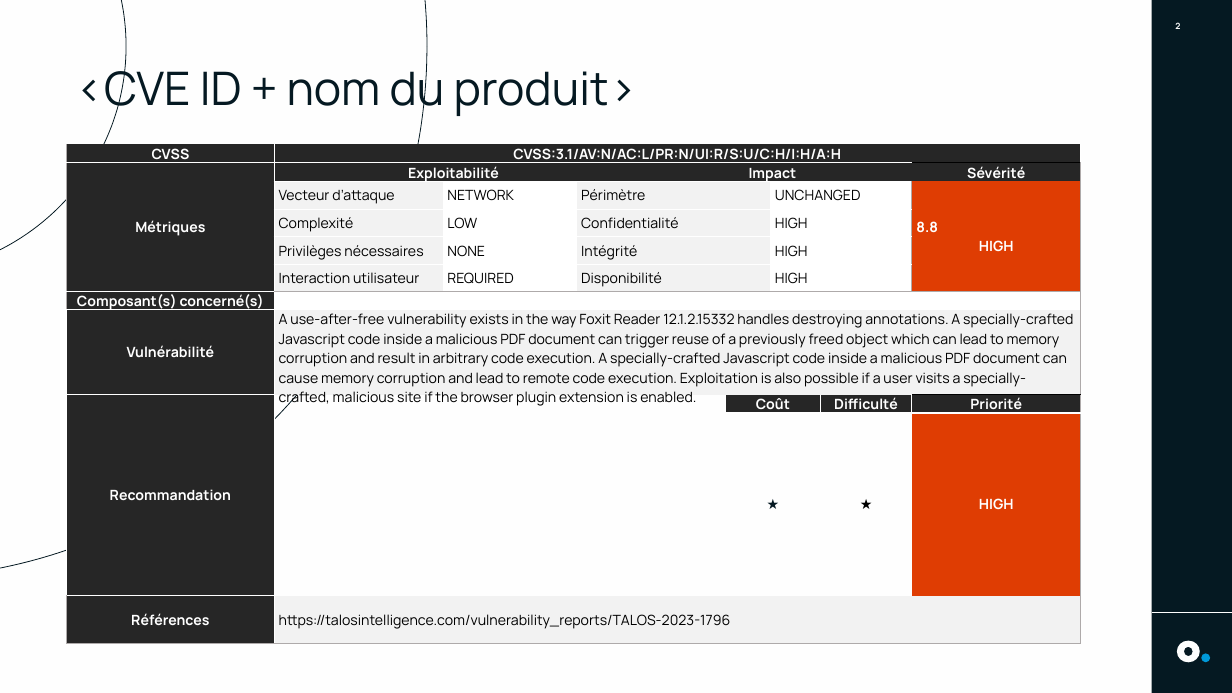
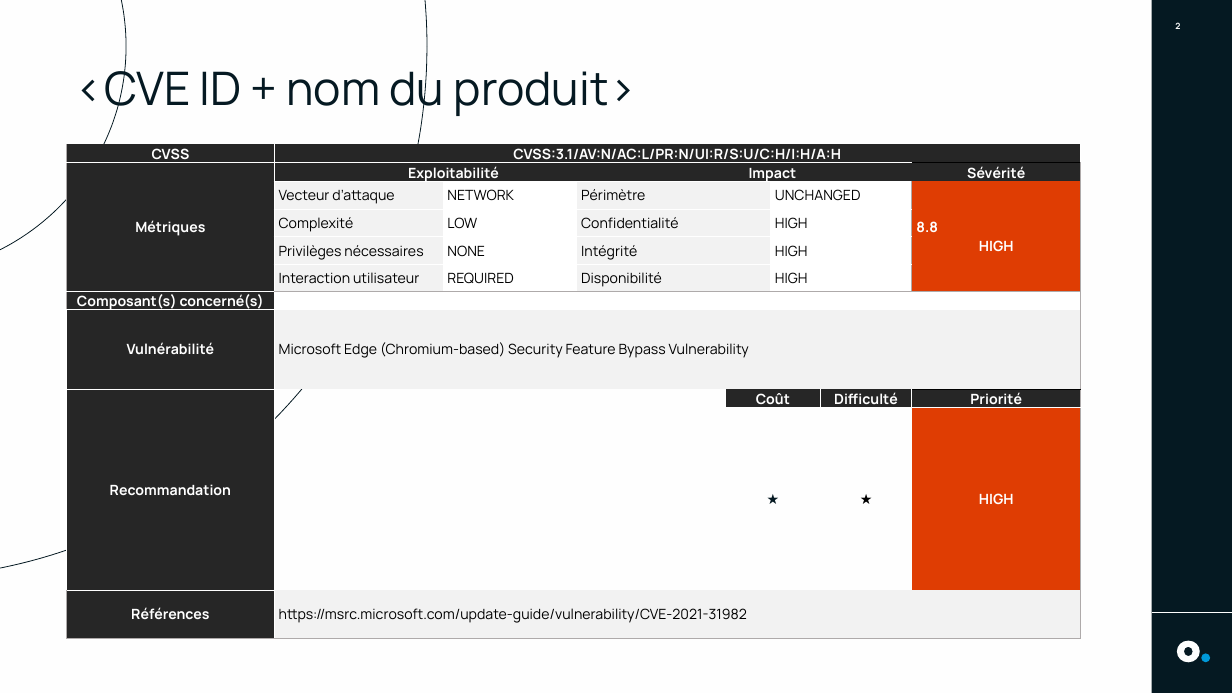
Before and after one commit to Shheeeeee/NIST_CVE, a slide deck: slide 2 of nouvelle_presentation.pptx. Drawn at 1232x693 pixels with LibreOffice and Linux fonts; fonts in the diff are those of the drawing. Boxes give left, top, right and bottom in pixels: in the first picture for what was removed or moved away, otherwise in the second. Text is boxed around its words. In the diff, an @@ line names an element or a change of style, - is before the commit and + after.

```diff
--- a/nouvelle_presentation.pptx
+++ b/nouvelle_presentation.pptx
@@ table at (67, 144, 1081, 653) @@
-row 8, column 2: A use-after-free vulnerability exists in the way Foxit Reader 12.1.2.15332 handles destroying annotations. A specially-crafted Javascript code inside a malicious PDF document can trigger reuse of a previously freed object which can lead to memory corruption and result in arbitrary code execution. A specially-crafted Javascript code inside a malicious PDF document can cause memory corruption and lead to remote code execution. Exploitation is also possible if a user visits a specially-crafted, malicious site if the browser plugin extension is enabled.
+row 8, column 2: Microsoft Edge (Chromium-based) Security Feature Bypass Vulnerability
-row 11, column 2: https://talosintelligence.com/vulnerability_reports/TALOS-2023-1796
+row 11, column 2: https://msrc.microsoft.com/update-guide/vulnerability/CVE-2021-31982
```
Also in this commit, not shown: 12 slides added, 2 other files.
